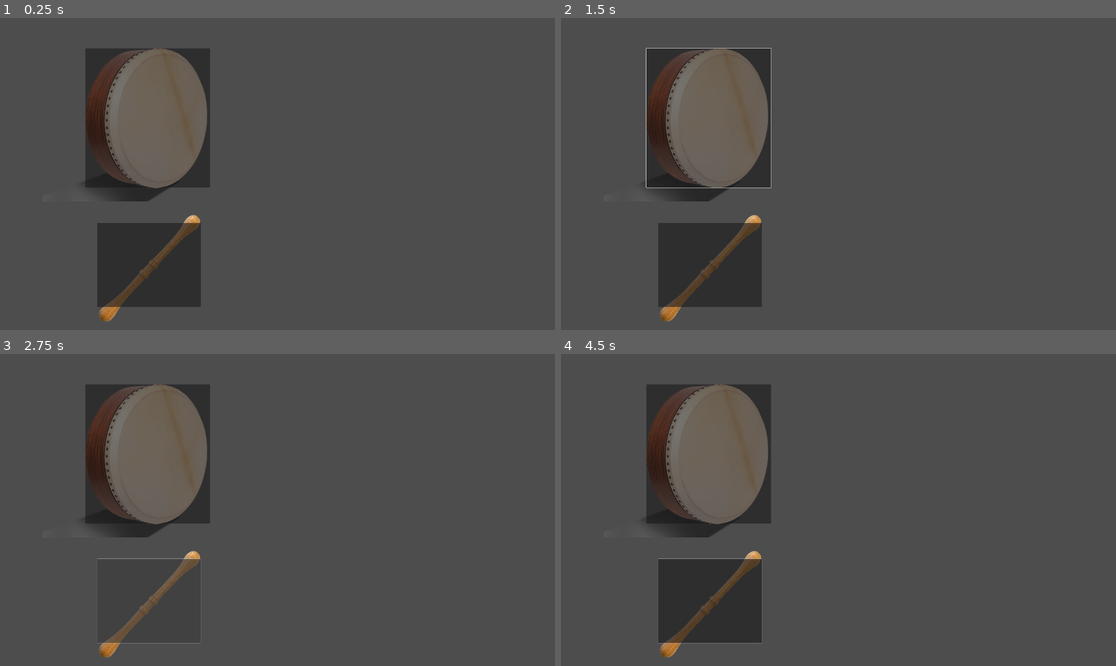
Above: before the commit, frames 1-4 (two rows, left to right).
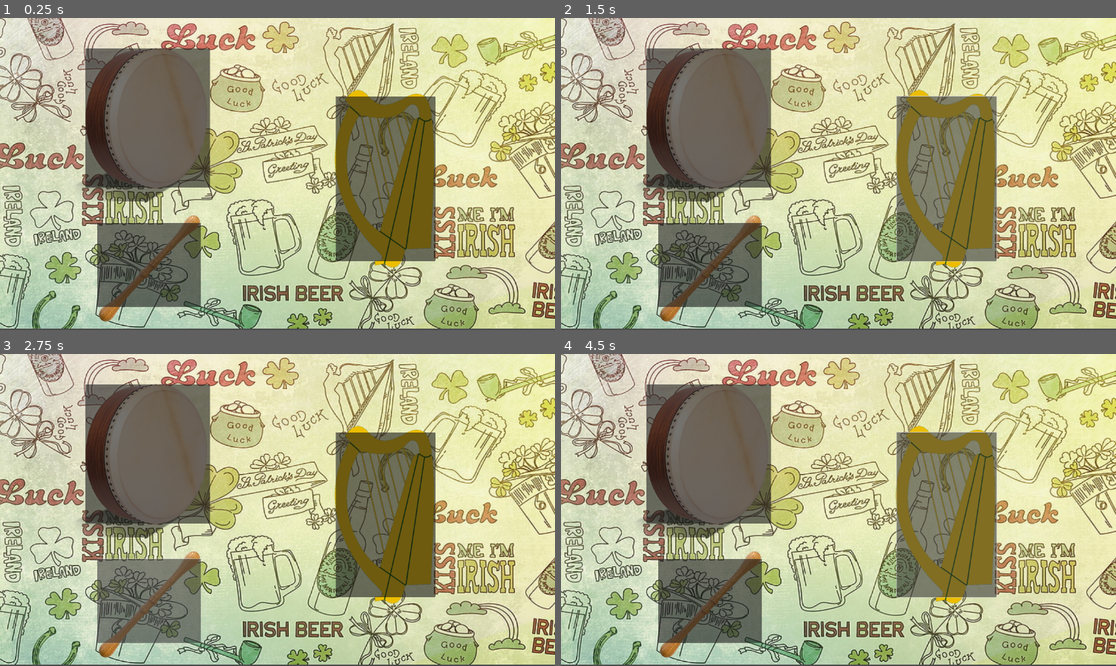
Above: after the commit, the same moments.

Repository: The-Dead-Programmers-Society/playful-music-experience-luke
Game: Godot game, scene res://Music.tscn
Two runs of this game, one before a commit and one after it. Both use one fixed random seed, a clock stepped at 60 frames per second and the inputs below.
Inputs (mouse positions are in pixels of both pictures, inside the frame that each line leads up to):
- Up to frame 1 (0.25 s): no input
- Up to frame 2 (1.5 s): click (710, 117) at 0.5 s; click (943, 180) at 1.27 s
- Up to frame 3 (2.75 s): click (149, 600) at 2 s
- Up to frame 4 (4.5 s): click (710, 453) at 2.75 s; click (710, 600) at 3.5 s; click (943, 516) at 4.27 s

The runs differ from the first frame. In frame 1, 88% of the frame differs, in the area x 0-100%, y 0-100%; in frame 2, 88%; in frame 3, 88%; in frame 4, 88%.

Commit message:
Second commit

Diff:
--- a/Music.gd
+++ b/Music.gd
@@ -6,3 +6,6 @@
 
 func _on_button_2_pressed():
 	$"Stick(bodhran)/Stick".play()
+
+func _on_button_3_pressed():
+	$Harp/Harp.play()
--- a/Music.tscn
+++ b/Music.tscn
@@ -1,13 +1,22 @@
-[gd_scene load_steps=6 format=3 uid="uid://bqubib4lunx8p"]
+[gd_scene load_steps=9 format=3 uid="uid://bqubib4lunx8p"]
 
 [ext_resource type="Texture2D" uid="uid://bgl4j13r7wkrh" path="res://kisspng-bodhrn-drum-heads-hand-drums-tom-toms-5ba28d864fa359.7117365715373797183262.png" id="1_3438v"]
 [ext_resource type="Script" path="res://Music.gd" id="1_gj1dv"]
+[ext_resource type="Texture2D" uid="uid://bwjme0x3lvk14" path="res://Ireland.jpg" id="2_3865t"]
 [ext_resource type="Texture2D" uid="uid://bsbjeq1yo1hs3" path="res://Stick (Bodhran).png" id="2_x388m"]
 [ext_resource type="AudioStream" uid="uid://cnnitf5v33ptb" path="res://Sound Effects/Drum.mp3" id="3_hs6s0"]
 [ext_resource type="AudioStream" uid="uid://6crw6jmvb873" path="res://Sound Effects/Stick.mp3" id="5_och0x"]
+[ext_resource type="Texture2D" uid="uid://b60urirg5aw0v" path="res://Harp.png" id="7_wtxy1"]
+[ext_resource type="AudioStream" uid="uid://cjjwa2tvv5fn6" path="res://Sound Effects/Harp.wav" id="8_volgw"]
 
 [node name="Bodhran" type="Node2D"]
 script = ExtResource("1_gj1dv")
+
+[node name="Ireland" type="Sprite2D" parent="."]
+z_index = -1
+position = Vector2(576, 321.75)
+scale = Vector2(1.58242, 1.45281)
+texture = ExtResource("2_3865t")
 
 [node name="Bodhran" type="Sprite2D" parent="."]
 position = Vector2(288, 213)
@@ -41,5 +50,21 @@
 stream = ExtResource("5_och0x")
 volume_db = 4.0
 
+[node name="Harp" type="Sprite2D" parent="."]
+position = Vector2(801, 336)
+scale = Vector2(0.442817, 0.442817)
+texture = ExtResource("7_wtxy1")
+
+[node name="Button3" type="Button" parent="Harp"]
+offset_left = -235.0
+offset_top = -391.0
+offset_right = 232.0
+offset_bottom = 381.0
+
+[node name="Harp" type="AudioStreamPlayer2D" parent="Harp"]
+stream = ExtResource("8_volgw")
+volume_db = 4.0
+
 [connection signal="pressed" from="Bodhran/Button" to="." method="_on_button_pressed"]
 [connection signal="pressed" from="Stick(bodhran)/Button2" to="." method="_on_button_2_pressed"]
+[connection signal="pressed" from="Harp/Button3" to="." method="_on_button_3_pressed"]
Binary file added: Harp.png
Not shown, added: Harp.png.import
Binary file added: Ireland.jpg
Not shown, added: Ireland.jpg.import
Not shown, added: Sound Effects/Harp.wav.import
Not shown, added: Sound Effects/Harp.wav
